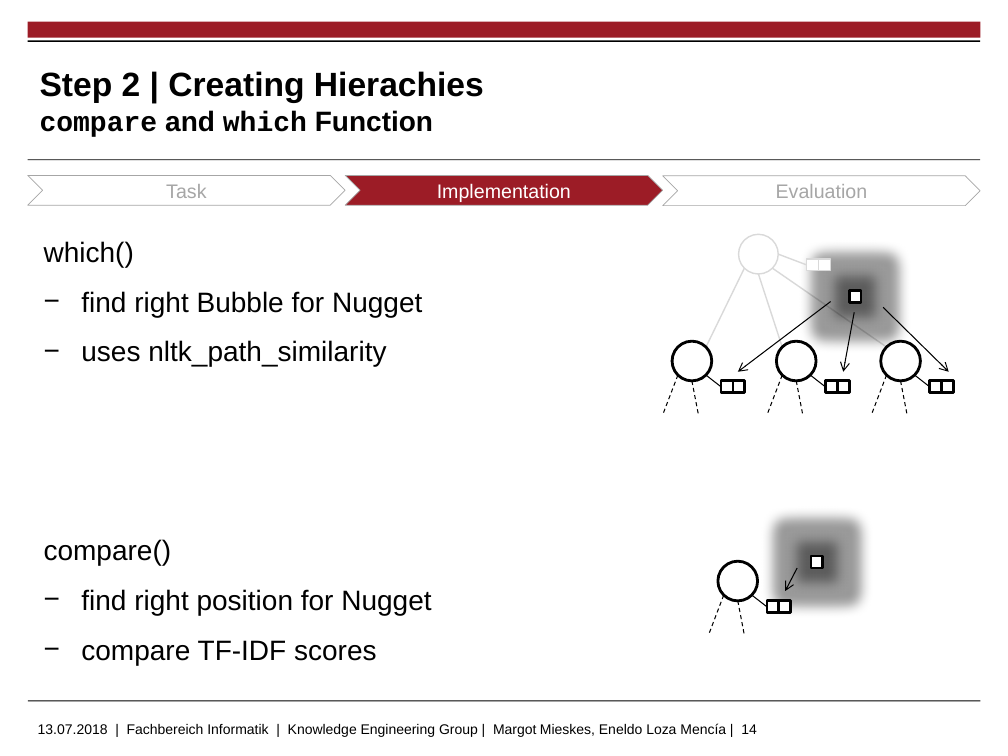
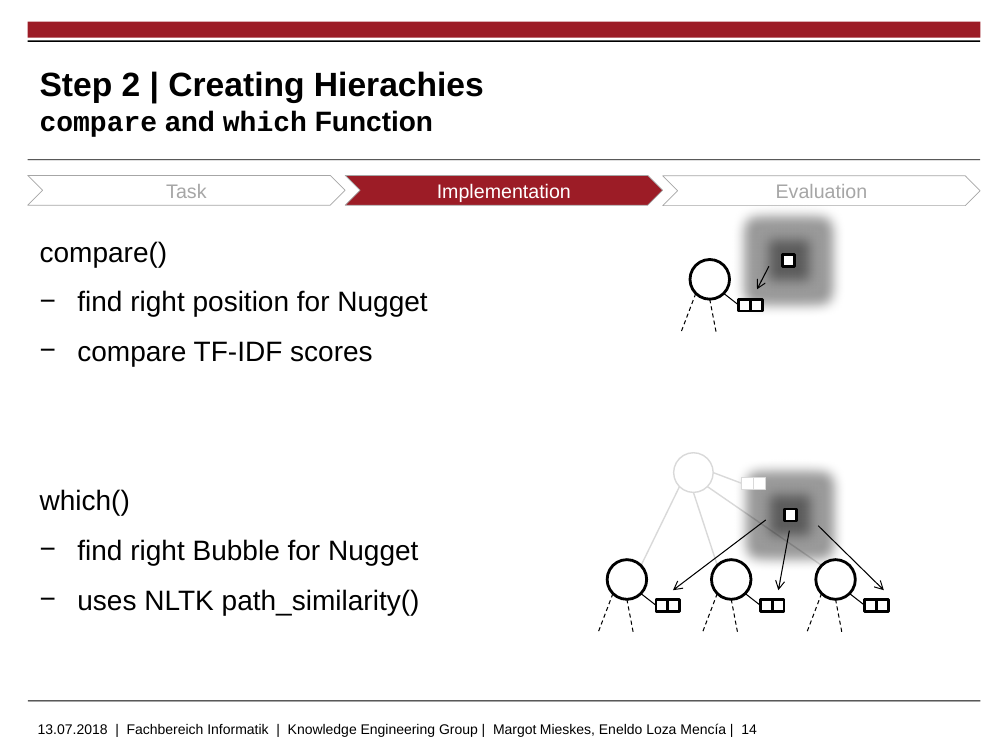
Before and after one commit to markushoehn/Auto_TextSum, a slide deck: slide 14 of presentation/20180713 Gruppe 5 - final m.pptx. Drawn at 1008x756 pixels with LibreOffice and Linux fonts; fonts in the diff are those of the drawing; background and template pictures are left out. Boxes give left, top, right and bottom in pixels: in the first picture for what was removed or moved away, otherwise in the second. Text is boxed around its words. In the diff, an @@ line names an element or a change of style, - is before the commit and + after.

```diff
--- a/presentation/20180713 Gruppe 5 - final m.pptx
+++ b/presentation/20180713 Gruppe 5 - final m.pptx
@@ text at (44,241,422,366): paragraphs removed @@
-which()
-− find right Bubble for Nugget
-− uses nltk_path_similarity
@@ ellipse: place and size @@
-ellipse at (672,342,712,381)
+ellipse at (690,259,730,298)
@@ arrow moved from (854, 312) - (844, 372) to (769, 266) - (757, 289) @@
@@ rectangle: place and size @@
-rectangle at (806,259,818,271)
+rectangle at (782,254,794,266)
@@ rectangle at (782,254,794,266): outline #D9D9D9 1 pt to #000000 2 pt @@
@@ 3 lines: place and size @@
-3 lines at (662,375,721,414)
+3 lines at (680,293,739,333)
@@ rectangle: place and size @@
-rectangle at (733,381,745,393)
+rectangle at (739,299,751,311)
@@ rectangle: place and size @@
-rectangle at (850,290,862,302)
+rectangle at (751,299,763,311)
@@ rectangle removed at (941,381,954,393) @@
@@ 4 lines, 2 arrows, 1 rectangle, 1 ellipse: place and size @@
-4 lines, 2 arrows, 1 rectangle, 1 ellipse at (706,234,949,393)
+4 lines, 2 arrows, 1 rectangle, 1 ellipse at (641,453,884,612)
@@ rectangle: place and size @@
-rectangle at (818,259,831,271)
+rectangle at (742,478,754,490)
@@ rectangle added at (754,478,766,490), fill #FFFFFF, outline #D9D9D9 1 pt @@
@@ text at (40,489,420,615): paragraphs added @@
+which()
+− find right Bubble for Nugget
+− uses NLTK path_similarity()
@@ rectangle: place and size @@
-rectangle at (811,556,824,569)
+rectangle at (784,509,796,521)
@@ arrow moved from (797, 569) - (785, 591) to (789, 530) - (778, 591) @@
@@ ellipse: place and size @@
-ellipse at (776,342,815,381)
+ellipse at (607,559,646,599)
@@ ellipse: place and size @@
-ellipse at (881,342,920,381)
+ellipse at (815,559,855,599)
@@ 3 lines: place and size @@
-3 lines at (872,375,929,414)
+3 lines at (598,594,656,633)
@@ 3 lines, 2 rectangles: place and size @@
-3 lines, 2 rectangles at (767,375,850,414)
+3 lines, 2 rectangles at (806,594,889,633)
@@ rectangle: place and size @@
-rectangle at (929,381,941,393)
+rectangle at (668,600,680,612)
@@ 3 lines, 1 ellipse: place and size @@
-3 lines, 1 ellipse at (709,561,767,635)
+3 lines, 1 ellipse at (703,559,760,633)
@@ rectangle: place and size @@
-rectangle at (779,601,791,613)
+rectangle at (760,600,772,612)
@@ rectangle: place and size @@
-rectangle at (767,601,779,613)
+rectangle at (772,600,784,612)
```
Also in this commit, not shown: 6 other slides changed, 8 other files.
